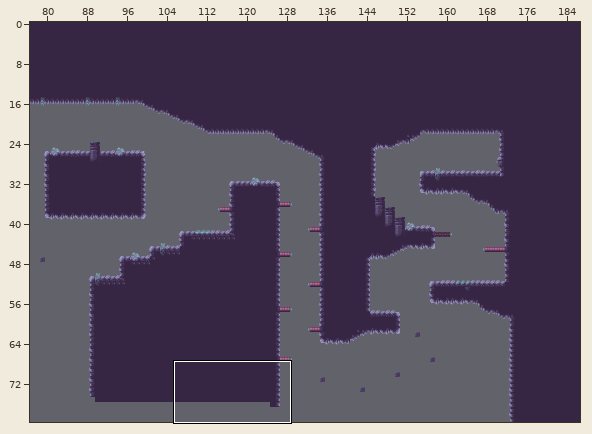
An edit to a level. Tiled map, Platformer 2D/Game/maps/GameLevel2XML.tmx. The first picture is a wide view before the edit; the outline marks the close-up.
Close-up. The starting point:
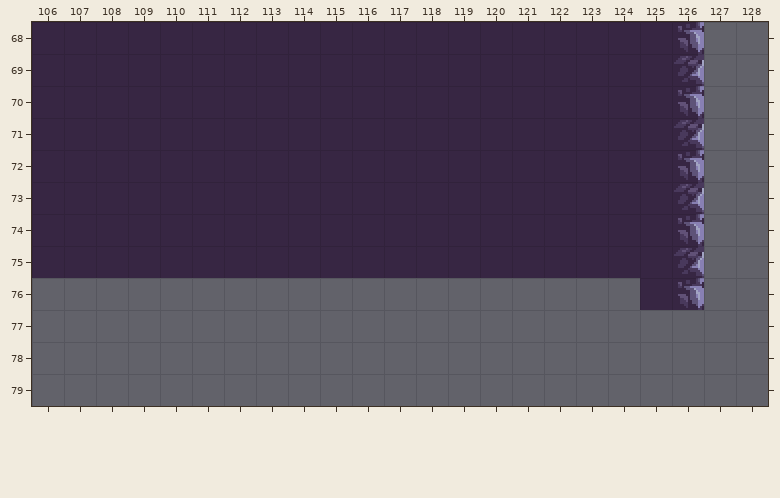
Cells are 16x16 px. Shown: x 106..128, y 68..79. The commit also changed other parts of the map, which this record leaves out.
The result:
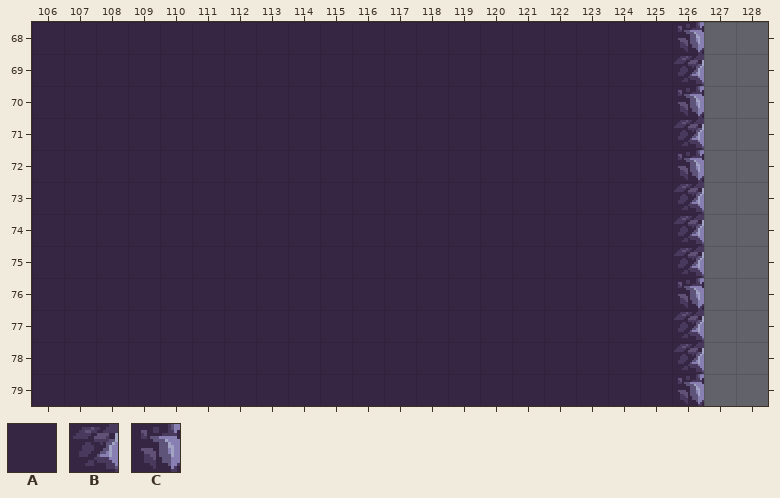
Key: from "tilesetsv2": A 206, B 208, C 232.
_ is an empty cell, . an unchanged one.
Difference:
--- layer "Scenery"
@@ x 126..126 @@
-74 C
+74 B
@@ x 106..126 @@
-76 ___________________..
-77 _____________________
-78 _____________________
-79 _____________________
+76 AAAAAAAAAAAAAAAAAAA..
+77 AAAAAAAAAAAAAAAAAAAAB
+78 AAAAAAAAAAAAAAAAAAAAB
+79 AAAAAAAAAAAAAAAAAAAAC
